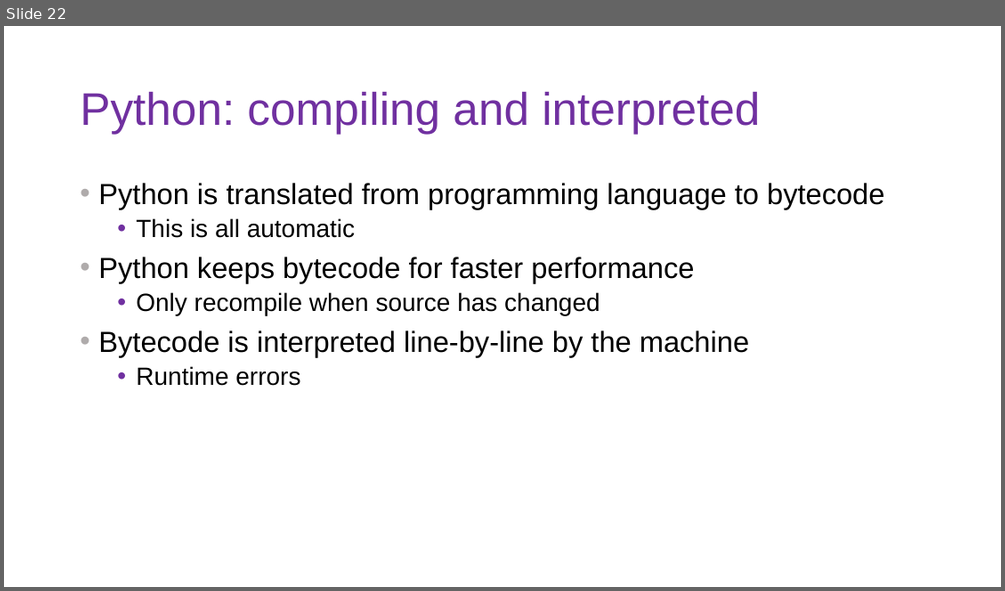
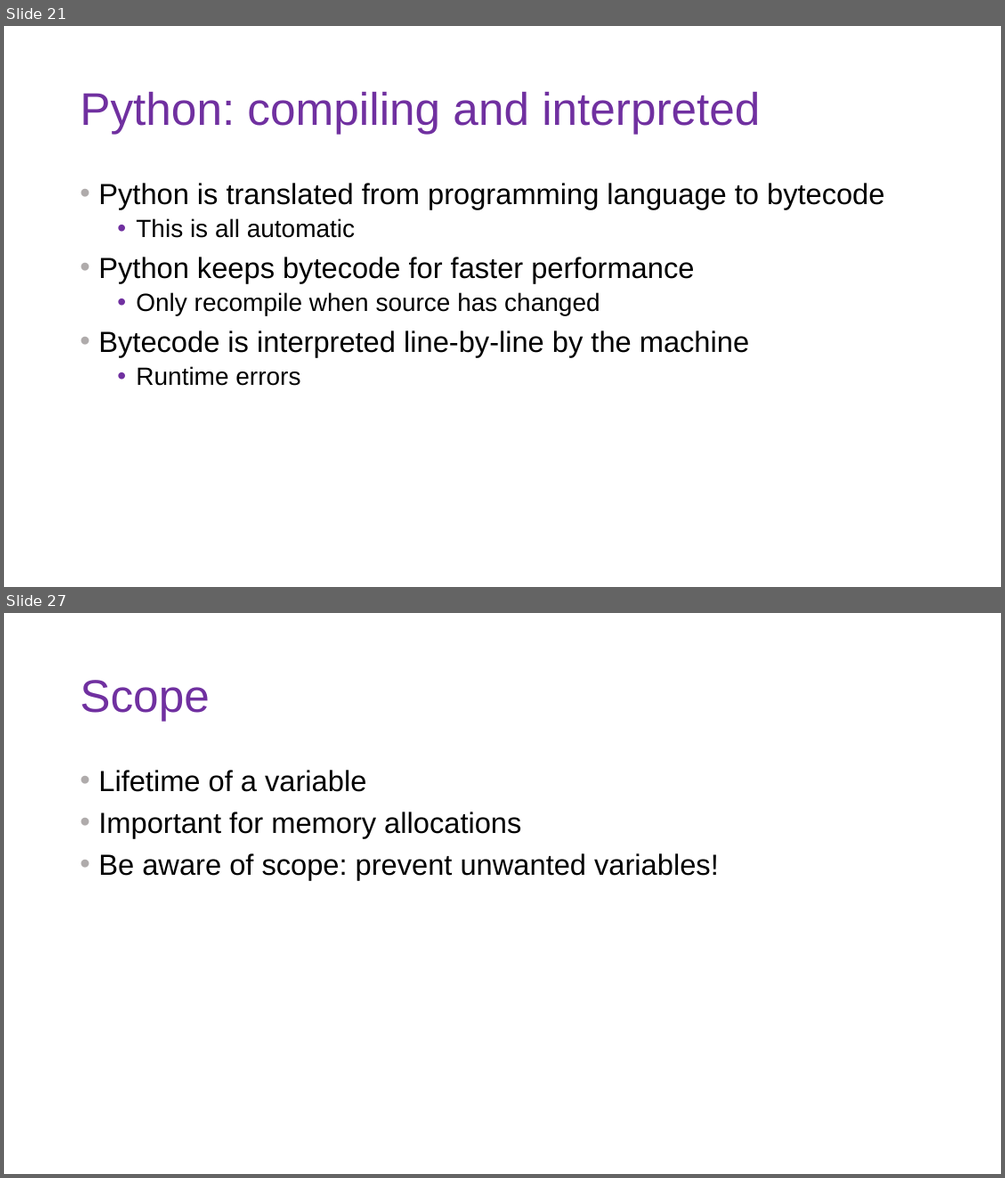
Before and after one commit to DoriMG/SN_python_course, a slide deck: lectures/1_intro_cs.pptx. Shown one above the other, each under a label of ours: slide 22 before the commit, slides 21 and 27 after it; the slides between them are not shown. The pictures are 1005x591 and 1005x1178 pixels, drawn with LibreOffice and Linux fonts; fonts in the diff are those of the drawing. Boxes give left, top, right and bottom in pixels: in the first picture for what was removed or moved away, otherwise in the second. Text is boxed around its words. In the diff, an @@ line names an element or a change of style, - is before the commit and + after.

```diff
--- a/lectures/1_intro_cs.pptx
+++ b/lectures/1_intro_cs.pptx
@@ slide 27 added at bbox=[4, 613, 1001, 1174], background #FFFFFF @@
@@ title added at bbox=[80, 680, 209, 721], 44 pt, text #7030A0 @@
+Scope
@@ text added at bbox=[98, 770, 719, 879], 28 pt, text #000000 @@
+• Lifetime of a variable
+• Important for memory allocations
+• Be aware of scope: prevent unwanted variables!
@@ what was slide 22 is now slide 21 @@
```
Also in this commit, not shown: 11 other slides added, 6 slides removed, 40 other files.
